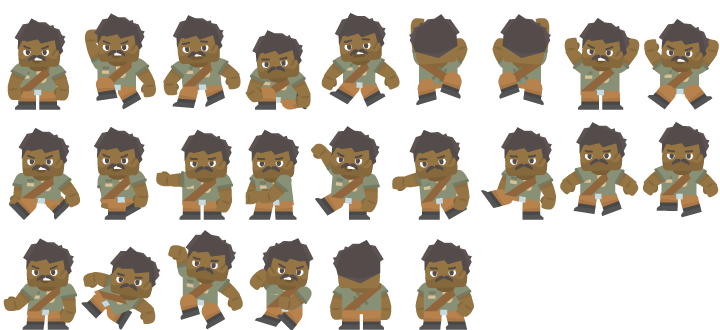
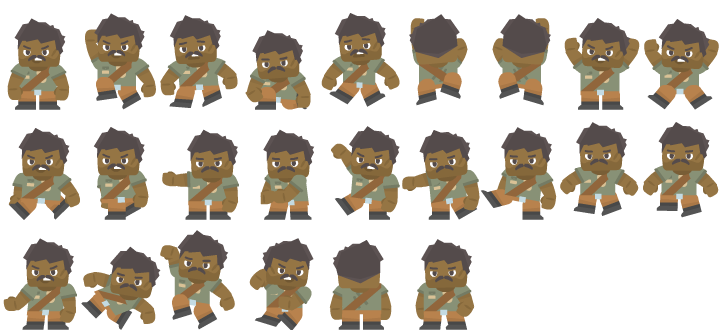
Comparing the layer stacks of the two 720px x 330px images. Changes:
renamed "soldier_tilesheet.png" to "soldier_tilesheet2.png", painted on it over bbox(156, 15, 480, 330)
